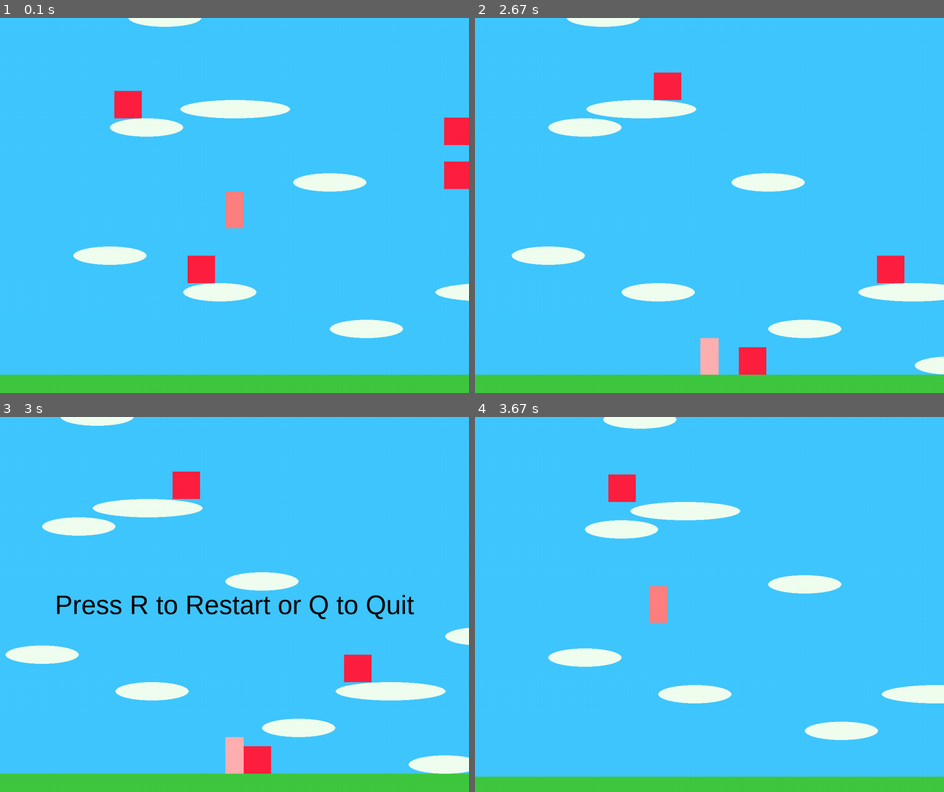
Above: before the commit, frames 1-4 (two rows, left to right).
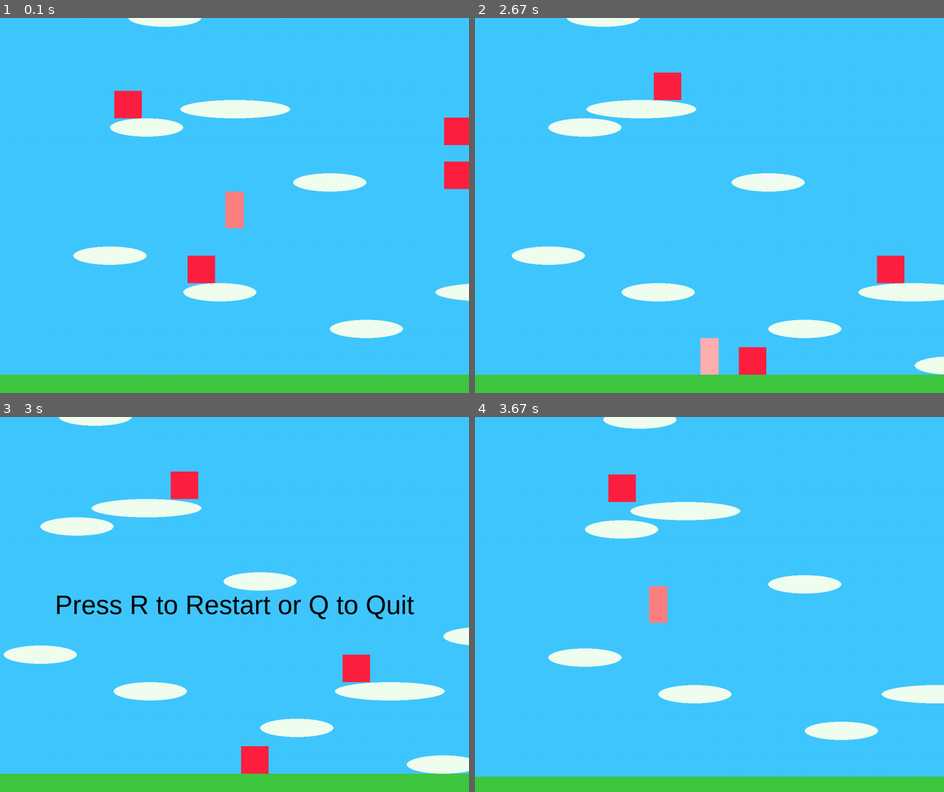
Above: after the commit, the same moments.

Repository: vilaca/pygame-test
Game: pygame game, started from super_mario.py
The game is run twice, just before and just after one commit, with the same random seed, the same clock (stepped at 60 frames per second) and the same inputs.
Inputs:
- Up to frame 1 (0.1 s): no input
- Up to frame 2 (2.67 s): hold Right 0.33-0.8 s; hold Right 0.83-1.3 s; hold Left 1.33-1.87 s; hold Left 1.9-2.3 s; hold Right from 2.33 s (still down)
- Up to frame 3 (3 s): release Right at 2.97 s
- Up to frame 4 (3.67 s): hold R 3-3.47 s; hold Left 3-3.47 s; tap Space at 3.5 s

Frames 1-2 are identical in both runs. In frame 3, 1.1% of the frame differs, in the area x 0-100%, y 0-96%; in frame 4, nothing differs.

Commit message:
improved game over screen logic

Diff:
--- a/super_mario.py
+++ b/super_mario.py
@@ -43,7 +43,6 @@
             if event.type == pygame.KEYDOWN:
                 if event.key == pygame.K_r:
                     waiting = False
-                    main()
                 elif event.key == pygame.K_q or event.key == pygame.K_ESCAPE:
                     pygame.quit()
                     sys.exit()
@@ -60,6 +59,7 @@
         self.gravity = 0.5
         self.vel_y = 0
         self.on_ground = False
+        self.dead = False
         #self.on_moving_platform = None
 
     def update(self, platforms, foes):
@@ -104,7 +104,7 @@
                 self.on_ground = False
             else:
                 self.kill()
-                game_over_screen()
+                self.dead = True
 
     def jump(self):
         if self.on_ground and not self.vel_y < 0:
@@ -287,7 +287,13 @@
             screen.blit(sprite.image, camera.apply(sprite))
 
         pygame.display.flip()
+
         clock.tick(FPS)
 
+        if player.dead:
+            break
+
 if __name__ == "__main__":
-    main()
+    while True:
+        main()
+        game_over_screen()
